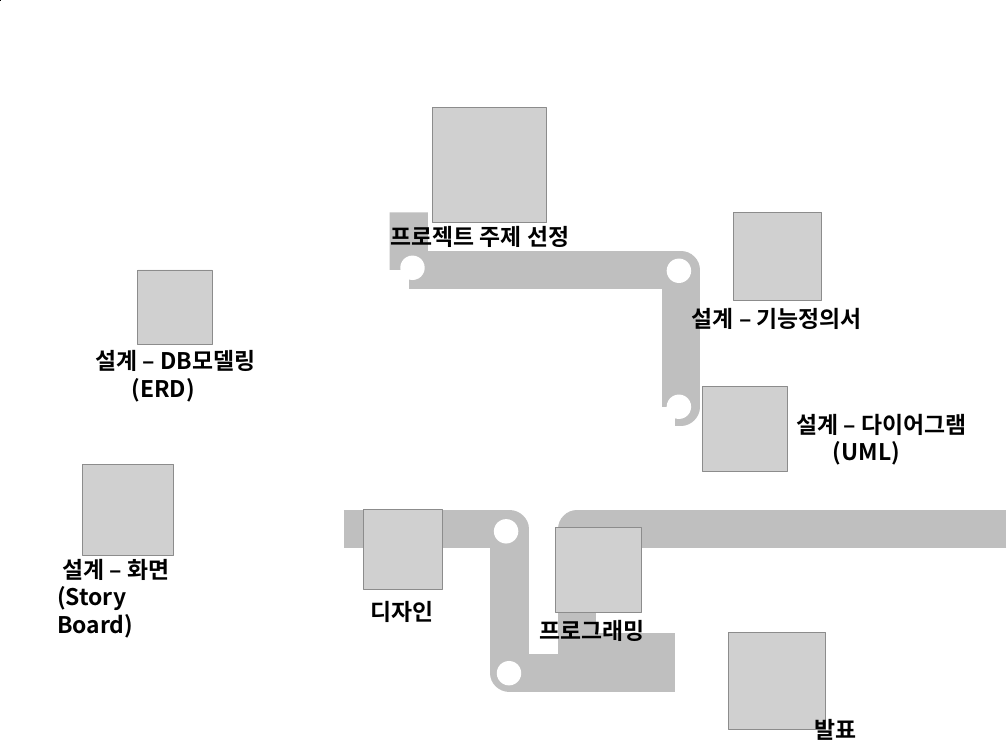
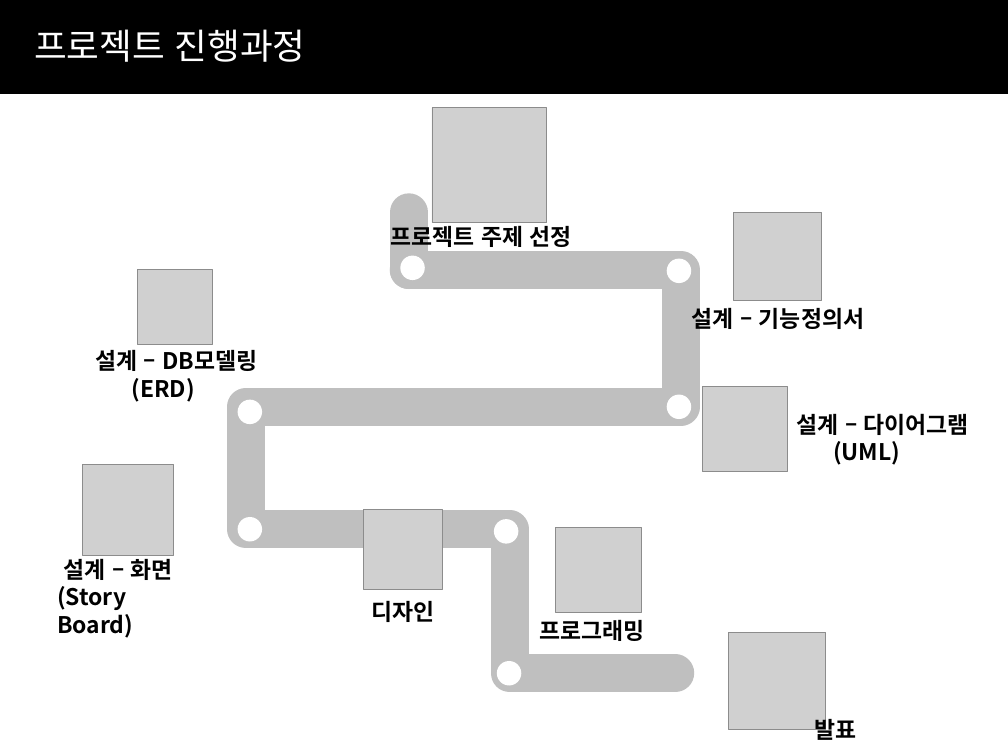
Before and after one commit to hkemt/doc, a slide deck: slide 7 of EMT_doc/1_EMT_Final_Report/EMT_FinalReport.pptx. Drawn at 1008x756 pixels with LibreOffice and Linux fonts; fonts in the diff are those of the drawing; grey boxes stand for pictures. Boxes give left, top, right and bottom in pixels: in the first picture for what was removed or moved away, otherwise in the second. Text is boxed around its words. In the diff, an @@ line names an element or a change of style, - is before the commit and + after.

```diff
--- a/EMT_doc/1_EMT_Final_Report/EMT_FinalReport.pptx
+++ b/EMT_doc/1_EMT_Final_Report/EMT_FinalReport.pptx
@@ freeform shape at [0, 0, 1008, 93]: outline #000000 0.75 pt to #000000 0 pt; outline redrawn @@
@@ text added at [34, 29, 306, 62], 28 pt, text #FFFFFF @@
+프로젝트 진행과정
@@ line (409, 270) - (409, 212): stroke #BFBFBF 29.99 pt to #BFBFBF 30 pt @@
@@ elbow line (409, 270) - (675, 407): stroke #BFBFBF 29.99 pt to #BFBFBF 30 pt @@
@@ elbow line added from (675, 407) to (344, 530), #BFBFBF 30 pt @@
@@ elbow line (344, 530) - (675, 673): stroke #BFBFBF 29.99 pt to #BFBFBF 30 pt @@
@@ elbow line removed from (1007, 530) to (675, 651) @@
@@ text "설계 – 화면" rewrapped from [57, 555, 169, 638] to [57, 555, 173, 638] @@
@@ text "프로그래밍" rewrapped from [540, 616, 645, 645] to [540, 619, 645, 641] @@
```
Also in this commit, not shown: 19 other slides changed.
